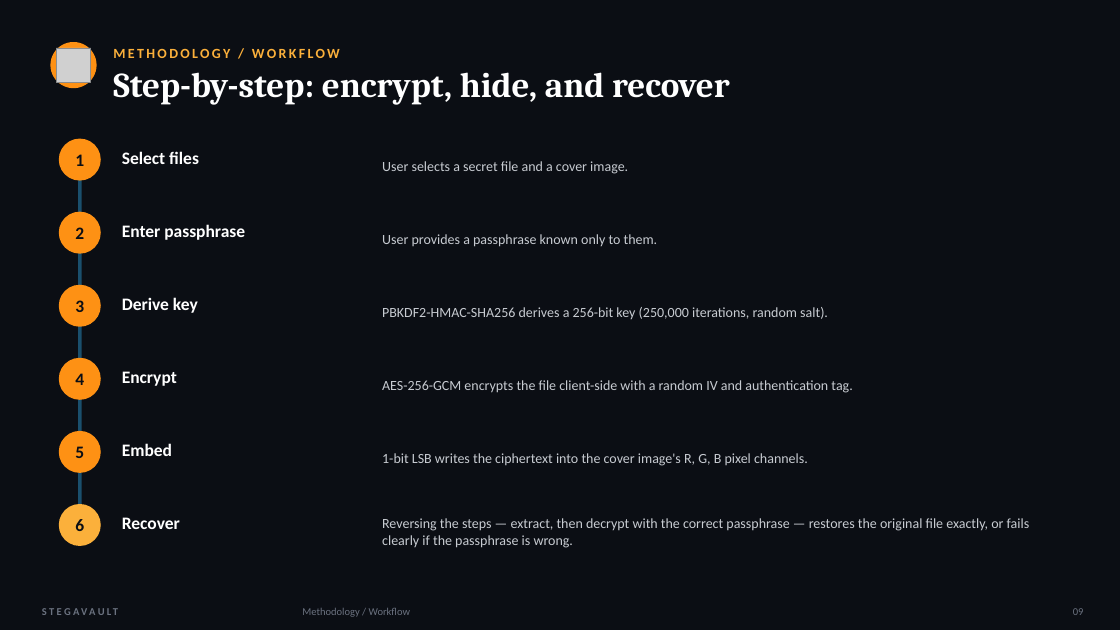
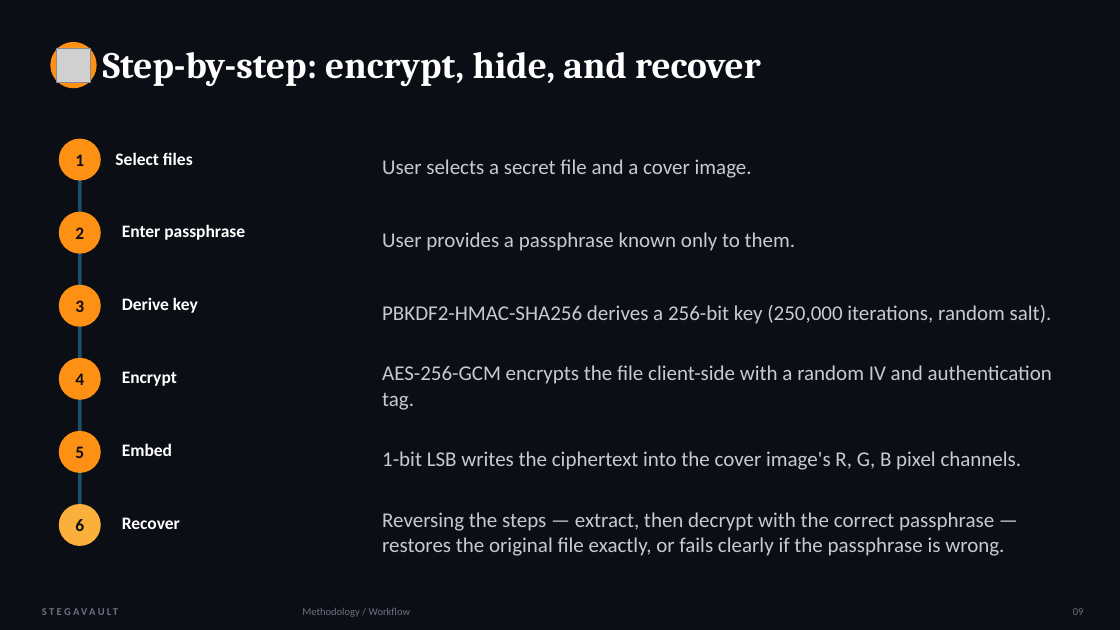
Before and after one commit to naveenk4250-code/stegavault, a slide deck: slide 11 of StegaVault_Presentation.pptx (slide 10 before the commit). Drawn at 1120x630 pixels with LibreOffice and Linux fonts; fonts in the diff are those of the drawing; grey boxes stand for pictures. Boxes give left, top, right and bottom in pixels: in the first picture for what was removed or moved away, otherwise in the second. Text is boxed around its words. In the diff, an @@ line names an element or a change of style, - is before the commit and + after.

```diff
--- a/StegaVault_Presentation.pptx
+++ b/StegaVault_Presentation.pptx
@@ text "Step-by-step: encrypt, hide, and recover": place and size @@
-text "Step-by-step: encrypt, hide, and recover" at [113, 72, 730, 105]
+text "Step-by-step: encrypt, hide, and recover" at [103, 52, 761, 87]
@@ text "Step-by-step: encrypt, hide, and recover" at [103, 52, 761, 87]: size 30 to 32 pt @@
@@ text removed at [113, 49, 340, 58] @@
-METHODOLOGY / WORKFLOW
@@ text "Select files": place and size @@
-text "Select files" at [122, 151, 199, 164]
+text "Select files" at [115, 152, 193, 165]
@@ size 12 to 18 pt in 6 elements at [382, 159, 752, 178], [382, 232, 796, 251], [382, 305, 1052, 324], [382, 365, 1052, 410], [382, 451, 1022, 470], [382, 512, 1004, 556] @@
```
Also in this commit, not shown: 10 other slides changed, 6 slides added, 5 slides removed, 24 other files.
